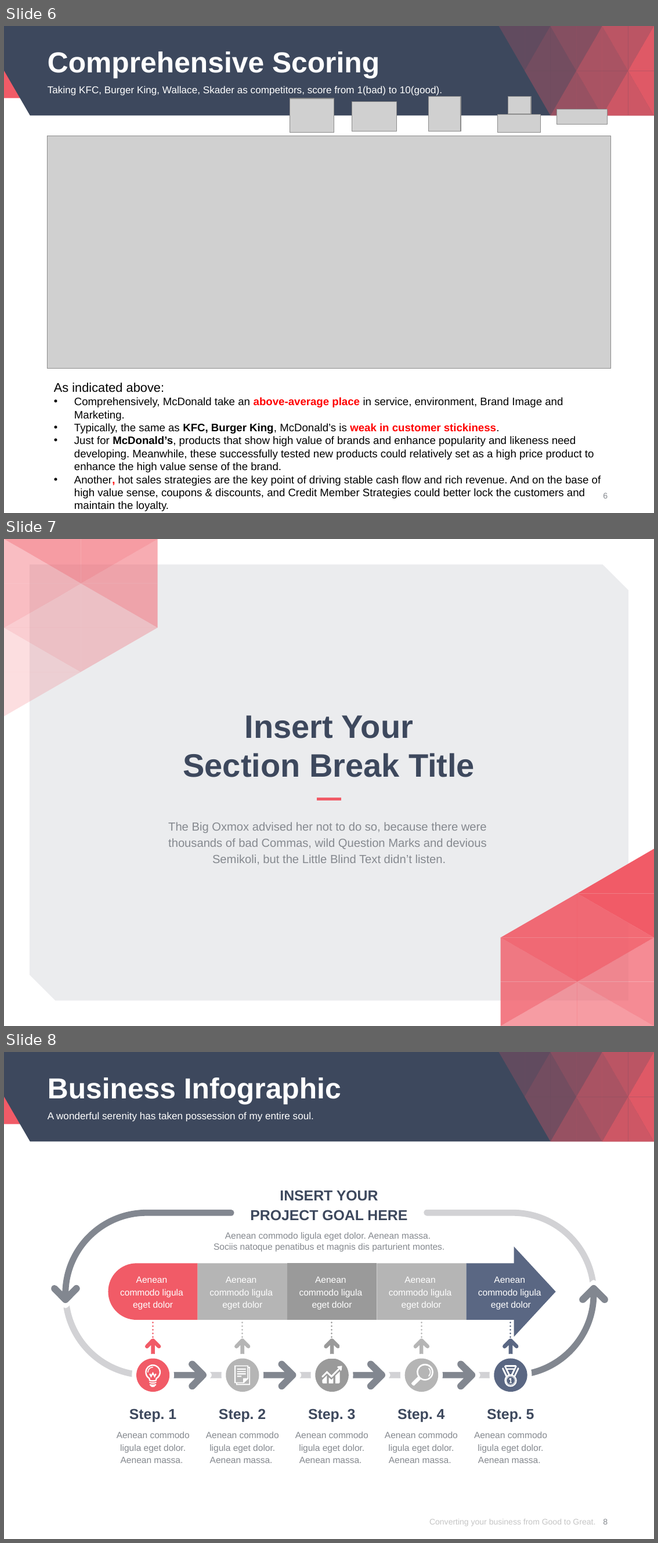
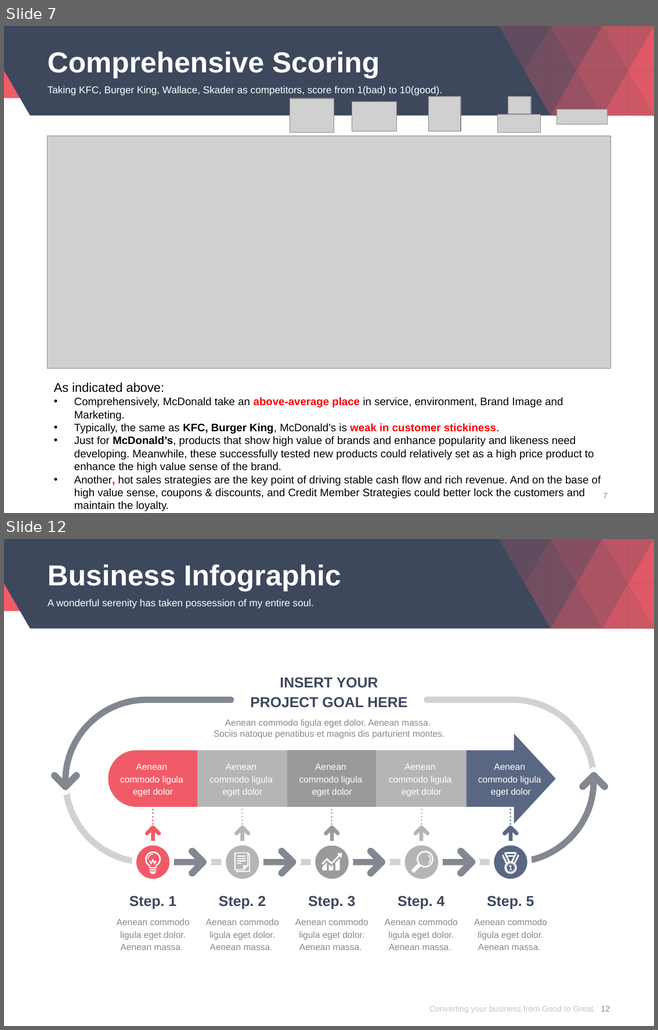
Before and after one commit to davidjacksonluther/impacttest, a slide deck: View/Company/McDonalds/Competitor Analysis and Solutions.pptx. Shown one above the other, each under a label of ours: slides 6, 7 and 8 before the commit, slides 7 and 12 after it; the slides between them are not shown. The pictures are 658x1543 and 658x1030 pixels, drawn with LibreOffice and Linux fonts; fonts in the diff are those of the drawing; grey boxes stand for pictures. Boxes give left, top, right and bottom in pixels: in the first picture for what was removed or moved away, otherwise in the second. Text is boxed around its words. In the diff, an @@ line names an element or a change of style, - is before the commit and + after.

```diff
--- a/View/Company/McDonalds/Competitor Analysis and Solutions.pptx
+++ b/View/Company/McDonalds/Competitor Analysis and Solutions.pptx
@@ slide 7 removed at box(4, 539, 654, 1026), background #FFFFFF @@
@@ group removed at box(4, 539, 157, 716): 12 freeform shapes @@
@@ freeform shape removed at box(30, 565, 628, 1001) @@
@@ title removed at box(183, 715, 474, 777) @@
-Insert Your
-Section Break Title
@@ line removed from (317, 799) to (340, 799) @@
@@ text removed at box(168, 822, 487, 865) @@
-The Big Oxmox advised her not to do so, because there were
-thousands of bad Commas, wild Question Marks and devious
-Semikoli, but the Little Blind Text didn’t listen.
@@ group removed at box(500, 849, 654, 1026): 12 freeform shapes @@
@@ what was slide 6 is now slide 7 @@
@@ page number at box(603, 493, 607, 499): text changed @@
-6
+7
@@ what was slide 8 is now slide 12 @@
@@ page number at box(601, 1006, 610, 1012): text changed @@
-8
+12
```
Also in this commit, not shown: 10 slides changed, 4 slides added, 2 other files.
